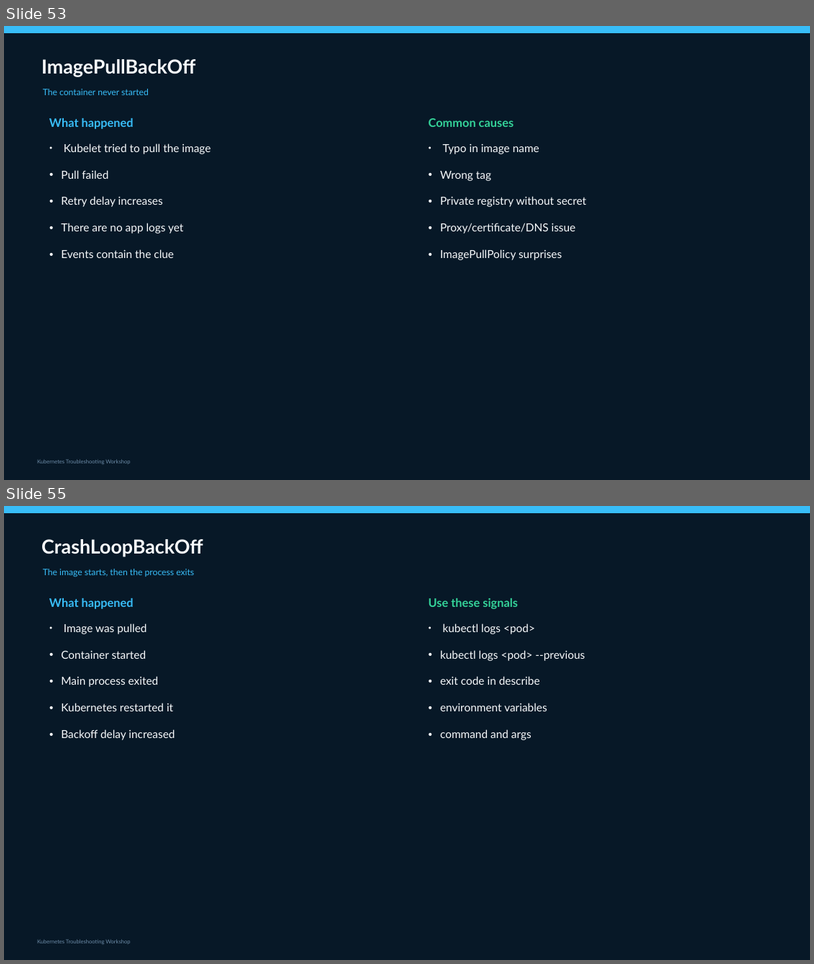
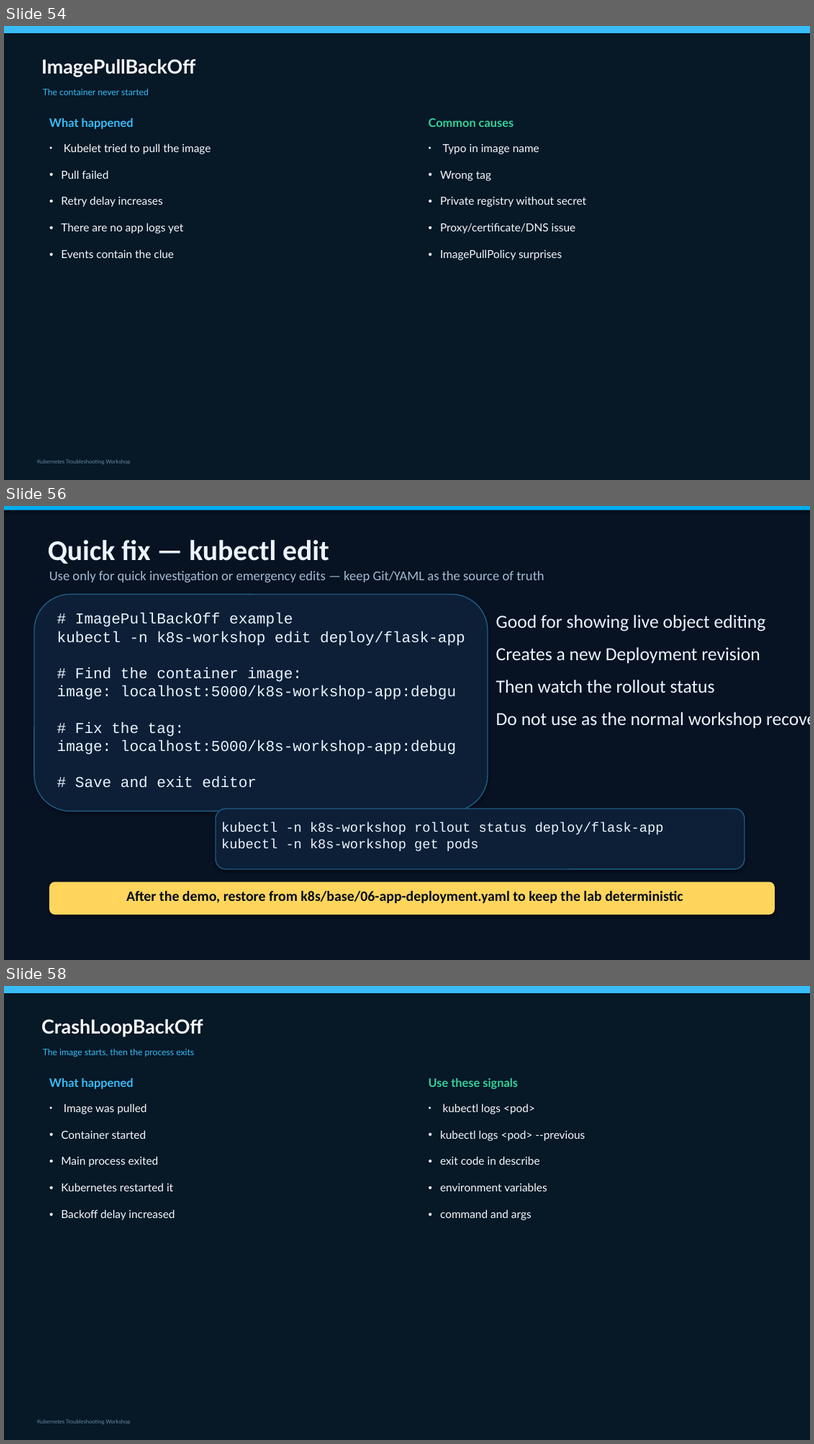
Before and after one commit to slaneslane/k8s-workshop-2, a slide deck: presentations/K8s_Troubleshooting_Workshop_FULL.pptx. Shown one above the other, each under a label of ours: slides 53 and 55 before the commit, slides 54, 56 and 58 after it; the slides between them are not shown. The pictures are 814x964 and 814x1444 pixels, drawn with LibreOffice and Linux fonts; fonts in the diff are those of the drawing. Boxes give left, top, right and bottom in pixels: in the first picture for what was removed or moved away, otherwise in the second. Text is boxed around its words. In the diff, an @@ line names an element or a change of style, - is before the commit and + after.

```diff
--- a/presentations/K8s_Troubleshooting_Workshop_FULL.pptx
+++ b/presentations/K8s_Troubleshooting_Workshop_FULL.pptx
@@ slide 56 added at box(4, 506, 810, 960), background #FFFFFF @@
@@ rectangle added at box(4, 506, 810, 960), fill #071222 @@
@@ rectangle added at box(4, 506, 810, 510), fill #00AEEF @@
@@ text added at box(48, 540, 329, 564), 34 pt, text #EBF4FF, bold @@
+Quick fix — kubectl edit
@@ text added at box(49, 571, 544, 582), 16 pt, text #A4BAD0 @@
+Use only for quick investigation or emergency edits — keep Git/YAML as the source of truth
@@ rounded rectangle added at box(34, 595, 488, 811), fill #0C1F36, outline #1F5B84 1.2 pt @@
@@ text added at box(57, 613, 466, 788), 18 pt, text #EBF4FF @@
+# ImagePullBackOff example
+kubectl -n k8s-workshop edit deploy/flask-app
+# Find the container image:
+image: localhost:5000/k8s-workshop-app:debgu
+# Fix the tag:
+image: localhost:5000/k8s-workshop-app:debug
+# Save and exit editor
@@ text added at box(496, 615, 766, 728), 22 pt, text #EBF4FF @@
+Good for showing live object editing
+Creates a new Deployment revision
+Then watch the rollout status
+Do not use as the normal workshop recovery path
@@ rounded rectangle added at box(216, 808, 745, 869), fill #0C1F36, outline #1F5B84 1.2 pt @@
@@ text added at box(221, 822, 664, 851), 16 pt, text #EBF4FF @@
+kubectl -n k8s-workshop rollout status deploy/flask-app
+kubectl -n k8s-workshop get pods
@@ rounded rectangle added at box(49, 882, 775, 914), fill #FFD55C @@
@@ text added at box(126, 890, 683, 903), 17 pt, text #020C19, bold @@
+After the demo, restore from k8s/base/06-app-deployment.yaml to keep the lab deterministic
@@ what was slide 53 is now slide 54 @@
@@ what was slide 55 is now slide 58 @@
```
Also in this commit, not shown: 3 slides changed, 4 other slides added, 2 other files.
